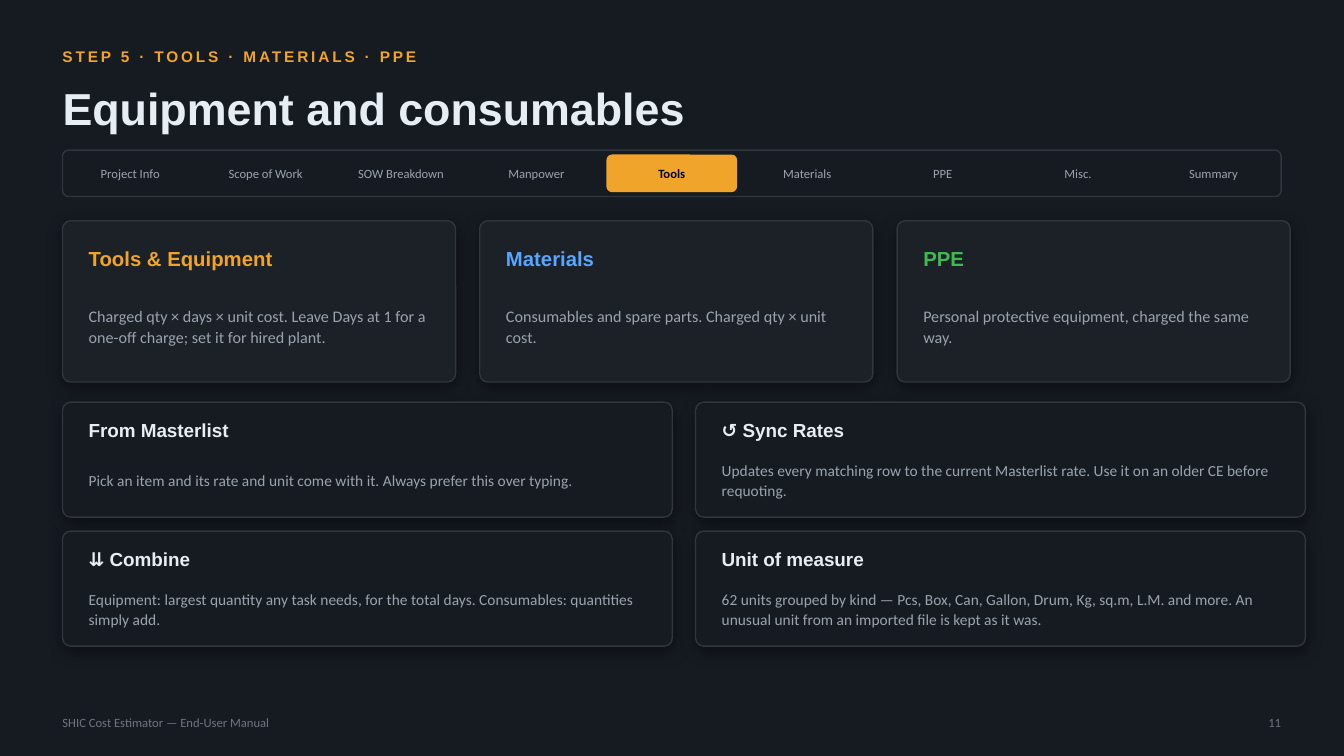
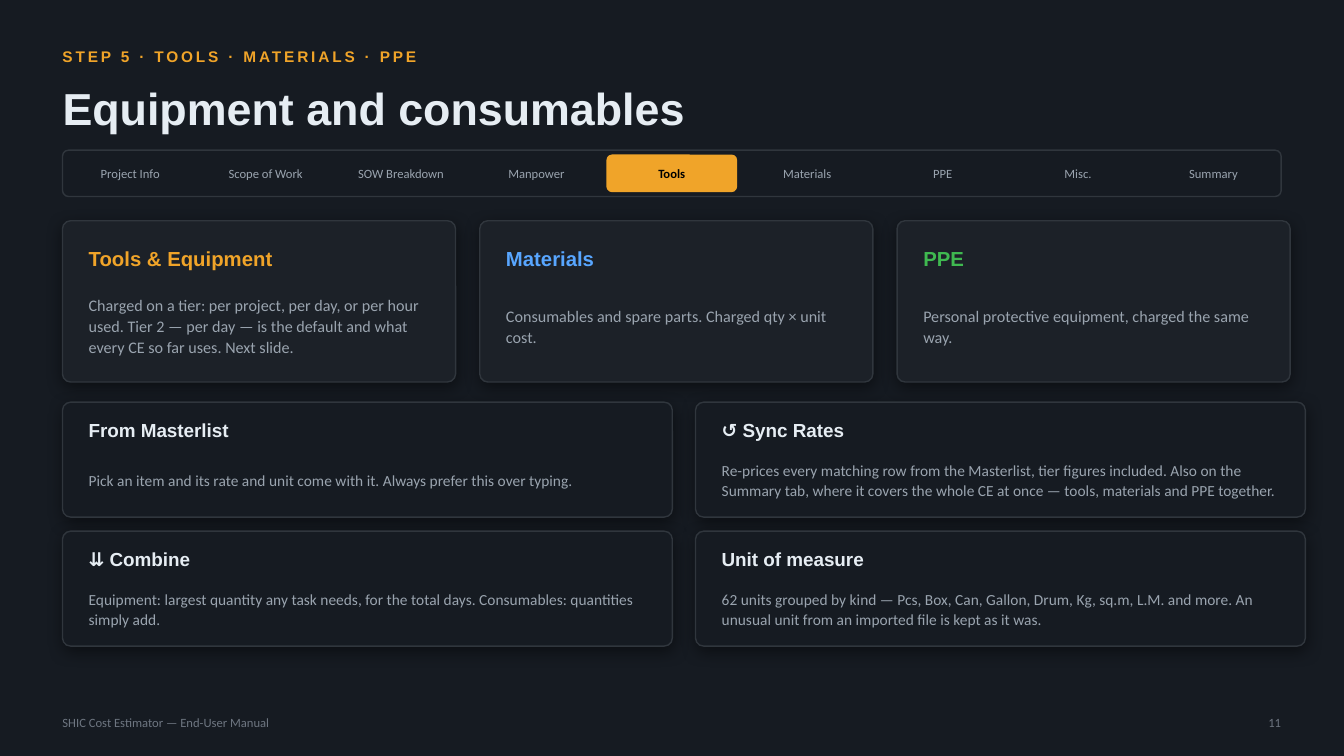
Before and after one commit to SYNERCORE/CostEstimation, a slide deck: slide 11 of docs/SHIC-Cost-Estimator-User-Manual.pptx. Drawn at 1344x756 pixels with LibreOffice and Linux fonts; fonts in the diff are those of the drawing. Boxes give left, top, right and bottom in pixels: in the first picture for what was removed or moved away, otherwise in the second. Text is boxed around its words. In the diff, an @@ line names an element or a change of style, - is before the commit and + after.

```diff
--- a/docs/SHIC-Cost-Estimator-User-Manual.pptx
+++ b/docs/SHIC-Cost-Estimator-User-Manual.pptx
@@ text at (x1=89, y1=300, x2=419, y2=356): text changed @@
-Charged qty × days × unit cost. Leave Days at 1 for a one-off charge; set it for hired plant.
+Charged on a tier: per project, per day, or per hour used. Tier 2 — per day — is the default and what every CE so far uses. Next slide.
@@ text at (x1=722, y1=465, x2=1275, y2=499): text changed @@
-Updates every matching row to the current Masterlist rate. Use it on an older CE before requoting.
+Re-prices every matching row from the Masterlist, tier figures included. Also on the Summary tab, where it covers the whole CE at once — tools, materials and PPE together.
```
Also in this commit, not shown: 10 other slides changed, 1 slide added.
